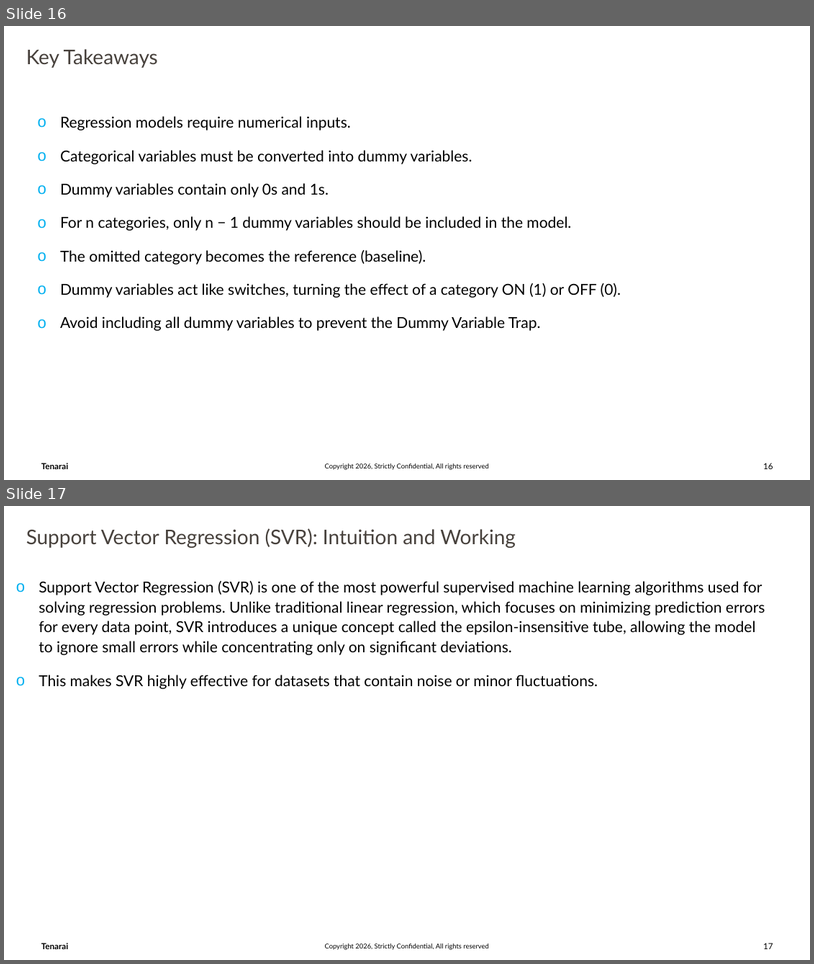
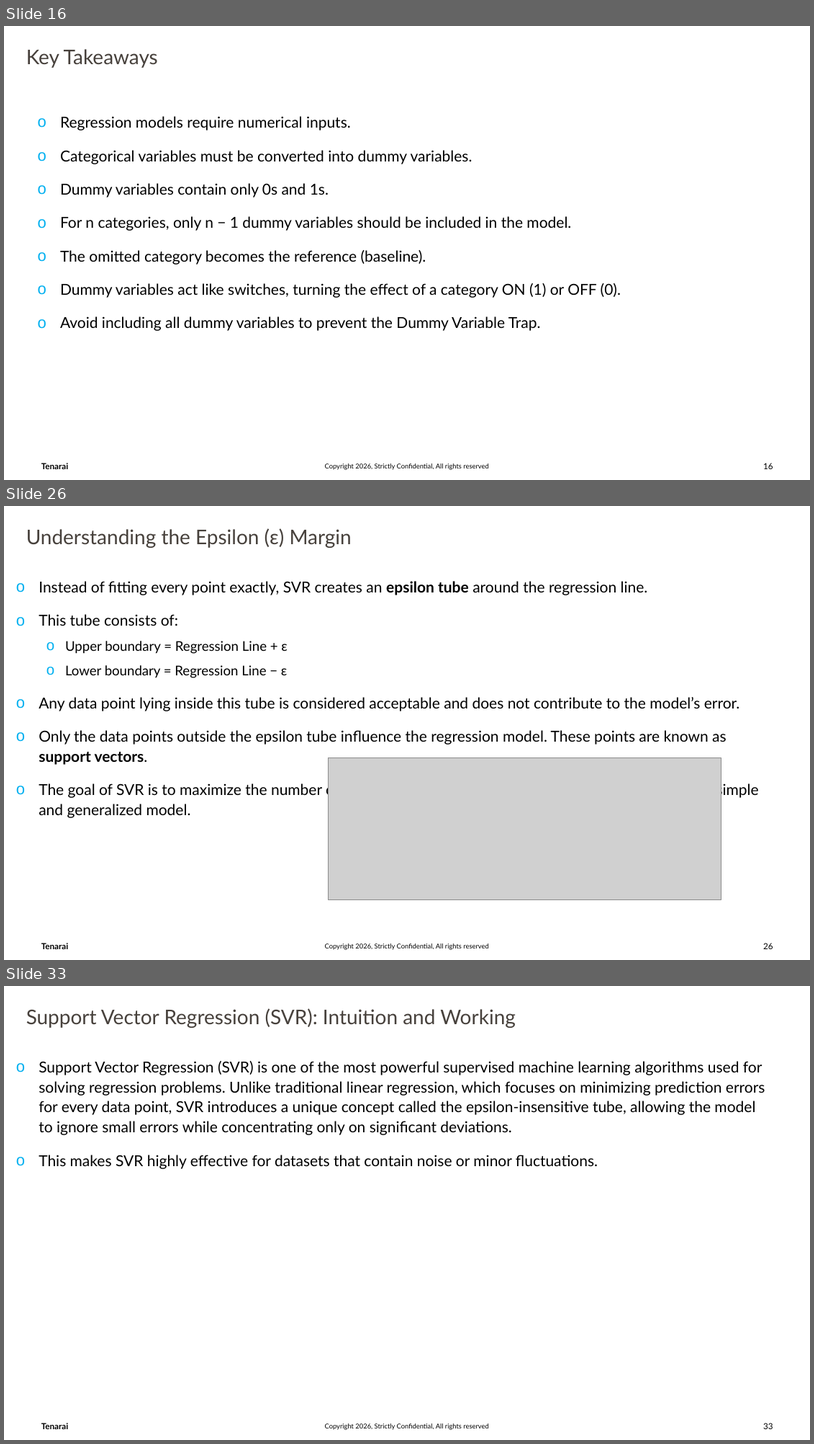
Before and after one commit to trivedi-ashutosh2013/Training_Content, a slide deck: Machine_Learning/AI_ML_Part03.pptx. Shown one above the other, each under a label of ours: slides 16 and 17 before the commit, slides 16, 26 and 33 after it; the slides between them are not shown. The pictures are 814x964 and 814x1444 pixels, drawn with LibreOffice and Linux fonts; fonts in the diff are those of the drawing; grey boxes stand for pictures; background and template pictures are left out. Boxes give left, top, right and bottom in pixels: in the first picture for what was removed or moved away, otherwise in the second. Text is boxed around its words. In the diff, an @@ line names an element or a change of style, - is before the commit and + after.

```diff
--- a/Machine_Learning/AI_ML_Part03.pptx
+++ b/Machine_Learning/AI_ML_Part03.pptx
@@ slide 26 added at box(4, 506, 810, 960), background #FFFFFF; not listed: 3 template elements that a slide beside it also shows @@
@@ text added at box(26, 528, 352, 548), 24 pt, text #47413C @@
+Understanding the Epsilon (ε) Margin
@@ text added at box(39, 581, 759, 818), 18 pt, text #000000 @@
+o Instead of fitting every point exactly, SVR creates an epsilon tube around the regression line.
+o This tube consists of:
+  o Upper boundary = Regression Line + ε
+  o Lower boundary = Regression Line − ε
+o Any data point lying inside this tube is considered acceptable and does not contribute to the model’s error.
+o Only the data points outside the epsilon tube influence the regression model. These points are known as support vectors.
+o The goal of SVR is to maximize the number of observations inside the epsilon tube while maintaining a simple and generalized model.
@@ picture added at box(329, 758, 722, 899) @@
@@ what was slide 17 is now slide 33 @@
@@ page number at box(764, 1422, 773, 1429): text changed @@
-17
+33
```
Also in this commit, not shown: 15 other slides added.
